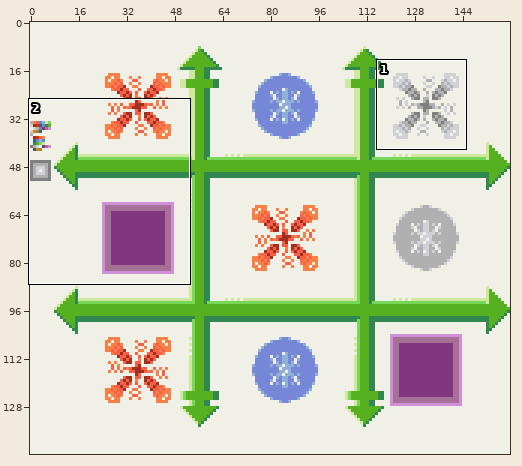
File history of a pixel-art file, graphics/artwork/concept_art/game_3x3.ase. Above, an overview of the earlier version with the close-up marked.
Close-up. Before the edit:
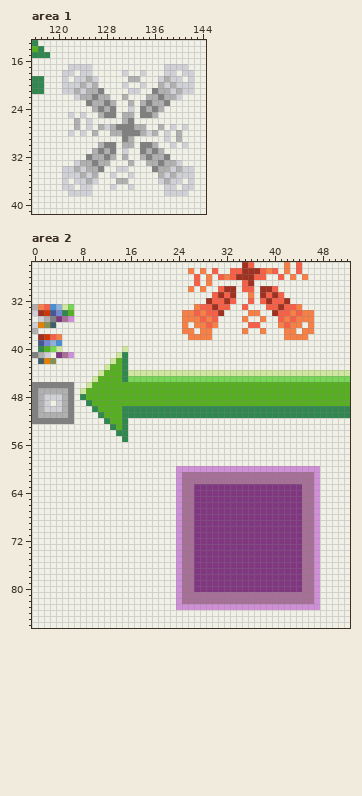
160x144 pixels, 1 frame. Shown: area 1: x 116..144, y 13..41; area 2: x 0..52, y 26..86. The commit also changed other parts of the picture, which this record leaves out.
And afterwards:
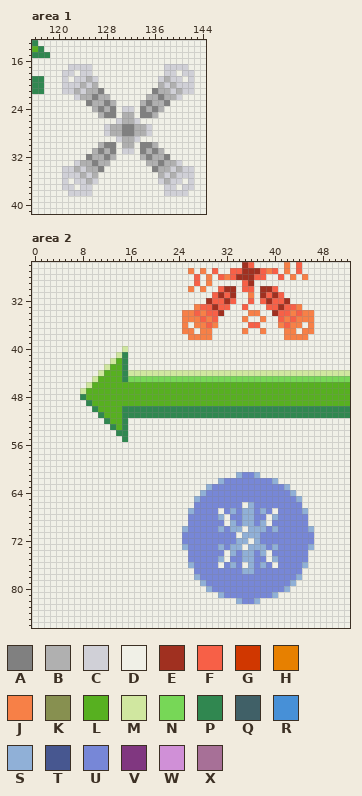
Palette (. is transparent): A #808080  B #b0b0b0  C #d0d0d7  D #f0f0e7  E #a03020  F #f76047  G #d03700  H #e78000  J #f78047  K #879050  L #57b020  M #d0e7a0  N #77d757  P #308750  Q #406067  R #4790d7  S #90b0d7  T #475790  U #7787d7  V #803780  W #d090d7  X #a77097
The exact change:
layer "Palette" now hidden
Changed rows in their new state; - is an unchanged pixel.
Area 1, layer "Game X's and O's":
first column x 122:
18 ---------D--D-------
19 ----------DD--------
20 ---------D--D-------
21 ----------DD--------
22 ---------D----------
23 ----------D---------
24 ---------C----------
25 D-D-----------------
26 -D-D----C-BC--------
27 -D-D-D--B----C-D-D-D
28 D-D-D-C----B--D-D-D-
29 --------CB-C----D-D-
30 -----------------D-D
31 ----------C---------
32 ---------D----------
33 ----------D---------
34 --------DD----------
35 -------D--D---------
36 --------DD----------
37 -------D--D---------
Area 2:
first column x 0:
33 DDDDDDD
34 DDDDDDD
35 -DDDDDD
36 DDDD---
37 D------
38 -DDDD--
39 -DDDD--
40 -DDDD--
41 DDD-DDD
42 -DDD---
first column x 0:
46 DDDDDDD
47 DDDDDDD
48 DDDDDDD
49 DDD-DDD
50 DDDDDDD
51 DDDDDDD
52 DDDDDDD
first column x 24:
60 DDDDDDDDDDDDDDDDDDDDDDDD
61 DDDDDDDDDDSUUSDDDDDDDDDD
62 DDDDDDDSUUUUUUUUSDDDDDDD
63 DDDDDSUUUUUUUUUUUUSDDDDD
64 DDDDSUUUUUUUUUUUUUUSDDDD
65 DDDSUUUUUUUUUUUUUUUUSDDD
66 DDDUUUUUUUUDSUUUUUUUUDDD
67 DDSUUUUDUSUSSUSUDUUUUSDD
68 DDUUUUUSDUUSSUUDSUUUUUDD
69 DDUUUUUUDSUSSUSDUUUUUUDD
70 DSUUUUUSUSSDSSSUSUUUUUSD
71 DUUUUUUUUUDSSSUUUUUUUUUD
72 DUUUUUUUUUSSDSUUUUUUUUUD
73 DSUUUUUSUSSDSSSUSUUUUUSD
74 DDUUUUUUDSUSSUSDUUUUUUDD
75 DDUUUUUSDUUSSUUDSUUUUUDD
76 DDSUUUUDUSUDSUSUDUUUUSDD
77 DDDUUUUUUUUSSUUUUUUUUDDD
78 DDDSUUUUUUUUUUUUUUUUSDDD
79 DDDDSUUUUUUUUUUUUUUSDDDD
80 DDDDDSUUUUUUUUUUUUSDDDDD
81 DDDDDDDSUUUUUUUUSDDDDDDD
82 DDDDDDDDDDSUUSDDDDDDDDDD
83 DDDDDDDDDDDDDDDDDDDDDDDD
